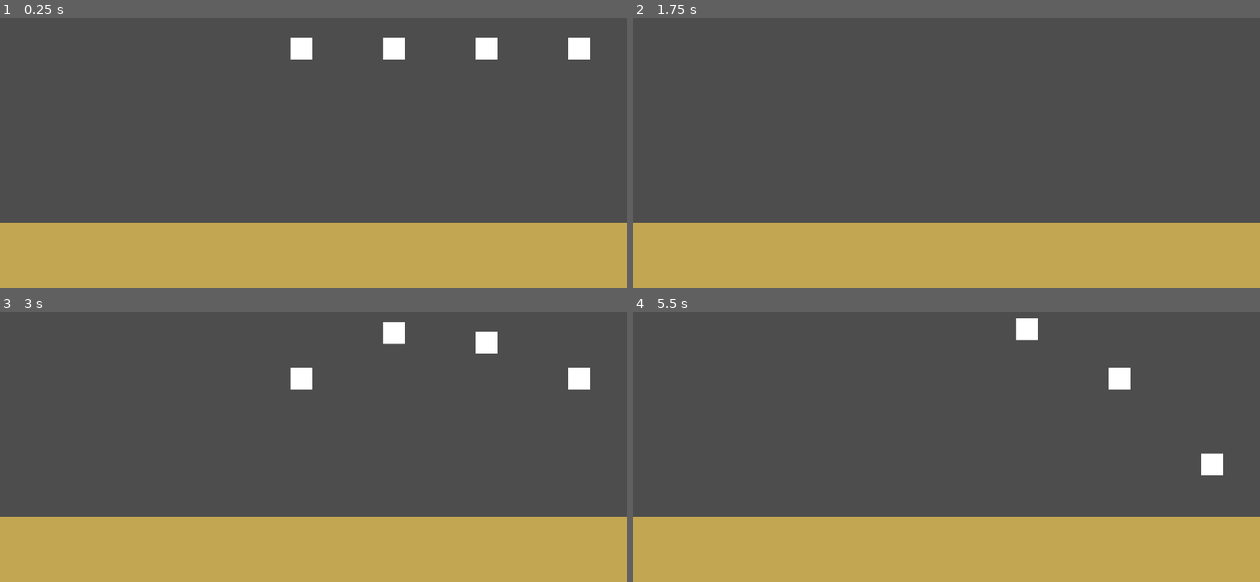
Above: before the commit, frames 1-4 (two rows, left to right).
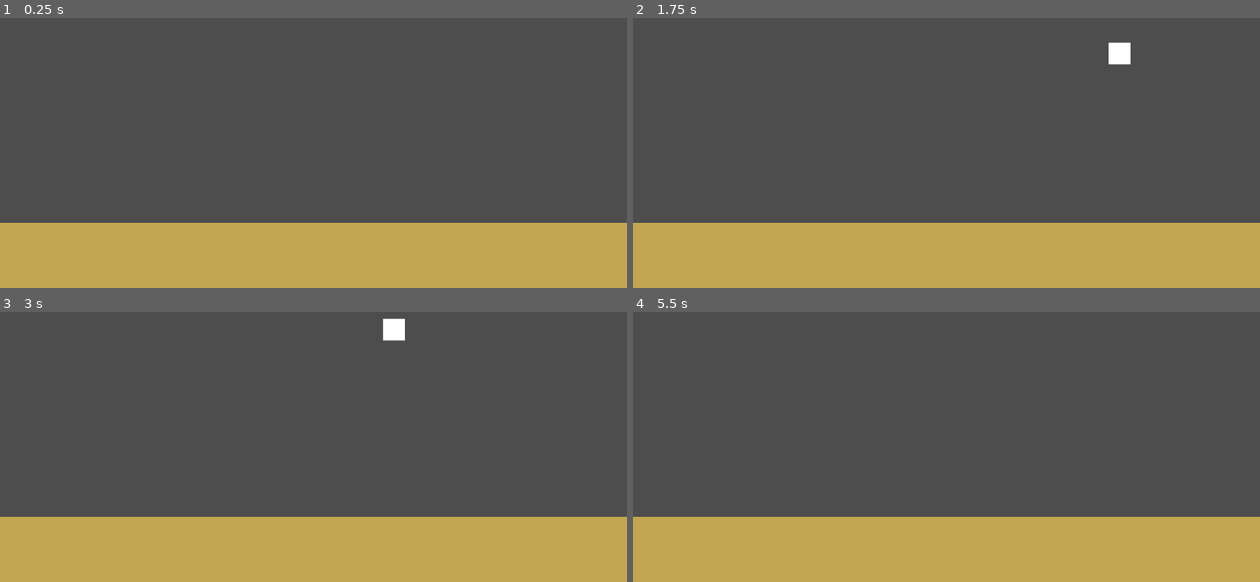
Above: after the commit, the same moments.

Repository: rcooper47/clockwork-kitchen
Game: Godot game, scene res://sample.tscn
Same seed, same stepped clock (60 frames per second), same inputs: the game is played once before the commit and once after it.
Inputs:
- Up to frame 1 (0.25 s): no input
- Up to frame 2 (1.75 s): tap Enter at 1.25 s
- Up to frame 3 (3 s): no input
- Up to frame 4 (5.5 s): tap Space at 4.25 s

The runs differ from the first frame. In frame 1, 1.1% of the frame differs, in the area x 46-95%, y 7-16%; in frame 2, 0.3%; in frame 3, 1.0%; in frame 4, 0.9%.

Commit message:
Food and Spawner Update
Food now has names and spawners generate food one at a time/at a somewhat consistent rate

Diff:
--- a/Spawner.gd
+++ b/Spawner.gd
@@ -2,7 +2,8 @@
 @onready var timer = %Timer
 
 func _ready():
-	spawn_food()
+	pass
+	#spawn_food()
 
 
 func _process(delta):
@@ -12,7 +13,7 @@
 	var food_scene = preload("res://food.tscn")
 	var new_food  = food_scene.instantiate()
 	add_child(new_food)
-	get_tree().create_timer(randf_range(2, 3)).timeout.connect(spawn_food)
+	#get_tree().create_timer(randf_range(2, 3)).timeout.connect(spawn_food)
 
 func _on_timer_timeout():
 	pass
--- /dev/null
+++ b/SpawnerManager.gd
@@ -0,0 +1,24 @@
+extends Node2D
+var children
+var curr
+var prev
+
+# Called when the node enters the scene tree for the first time.
+func _ready():
+	children = self.get_children()
+	curr = children[0]
+	prev = children[0]
+	activate_spawner()
+
+
+# Called every frame. 'delta' is the elapsed time since the previous frame.
+func _process(delta):
+	pass
+
+func activate_spawner():
+	curr = children.pick_random()
+	while curr == prev:
+		curr = children.pick_random()
+	curr.spawn_food()
+	prev = curr
+	get_tree().create_timer(randf_range(1, 2)).timeout.connect(activate_spawner)
--- a/food.gd
+++ b/food.gd
@@ -1,8 +1,9 @@
 extends RigidBody2D
+var food_names = ["grape", "wine", "milk", "cheese", "fish", "coffee beans", "coffee"]
 
 # Called when the node enters the scene tree for the first time.
 func _ready():
-	pass # Replace with function body.
+	self.name = food_names.pick_random()
 
 
 # Called every frame. 'delta' is the elapsed time since the previous frame.
--- a/sample.tscn
+++ b/sample.tscn
@@ -1,5 +1,6 @@
-[gd_scene load_steps=4 format=3 uid="uid://c6f8ii2013kui"]
+[gd_scene load_steps=5 format=3 uid="uid://c6f8ii2013kui"]
 
+[ext_resource type="Script" path="res://SpawnerManager.gd" id="1_anusm"]
 [ext_resource type="Script" path="res://table.gd" id="2_5txlr"]
 [ext_resource type="PackedScene" uid="uid://dot76xlf4lh7g" path="res://spawner.tscn" id="3_w4x53"]
 
@@ -11,6 +12,7 @@
 [node name="Timer" type="Timer" parent="."]
 
 [node name="Spawners" type="Node2D" parent="."]
+script = ExtResource("1_anusm")
 
 [node name="Spawner1" parent="Spawners" instance=ExtResource("3_w4x53")]
 position = Vector2(170, 0)
